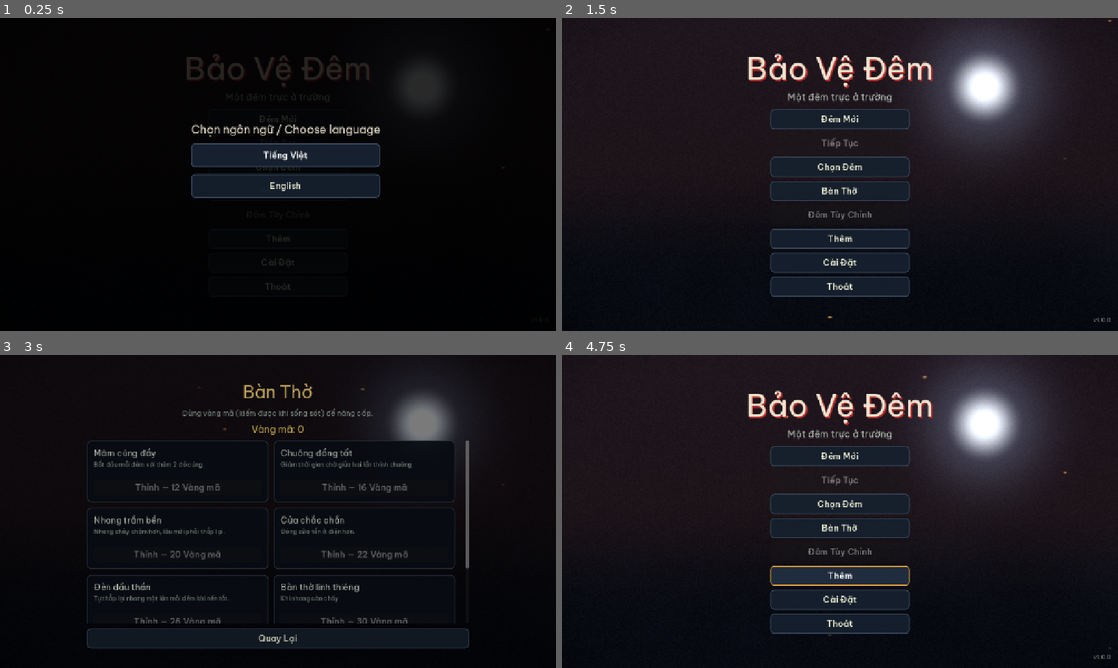
Above: before the commit, frames 1-4 (two rows, left to right).
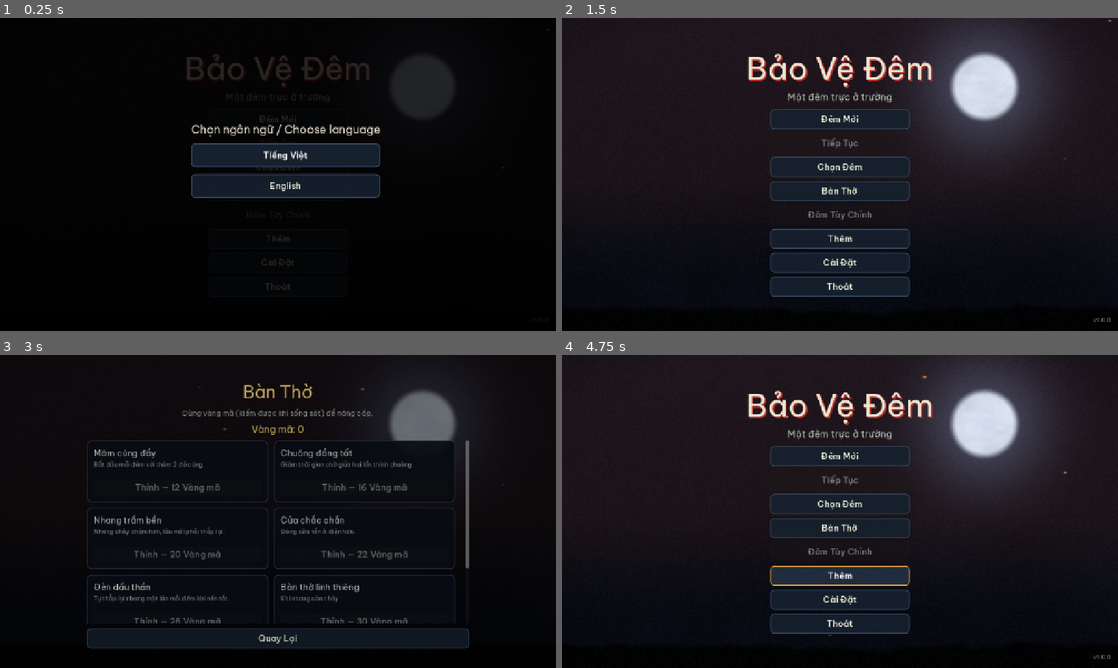
Above: after the commit, the same moments.

Repository: cthpAiden/nightwatch
Game: Godot game, scene res://scenes/screens/MainMenu.tscn
Same seed, same stepped clock (60 frames per second), same inputs: the game is played once before the commit and once after it.
Inputs (mouse positions are in pixels of both pictures, inside the frame that each line leads up to):
- Up to frame 1 (0.25 s): no input
- Up to frame 2 (1.5 s): click "Đêm Mới" at 0.5 s; click "Chọn Đêm" at 1.25 s
- Up to frame 3 (3 s): click "Bàn Thờ" at 2 s; tap Enter at 2.75 s; move the mouse to (400, 495) at 2.77 s; hold Right (pan_right) from 2.78 s (still down); hold E (answer_phone) from 2.78 s (still down); click (400, 495) at 2.92 s
- Up to frame 4 (4.75 s): release Right (pan_right) at 3.5 s; release E (answer_phone) at 3.5 s; click "Quay Lại" at 3.5 s; drag from (728, 527) to (812, 574) at 4.27 s

The runs differ from the first frame. In frame 2, 1.7% of the frame differs, in the area x 47-82%, y 11-96%; in frame 3, 0.7%; in frame 4, 1.7%.

Commit message:
Menu backdrop polish: softer mottled moon + ragged horizon tree-line
The full moon was a flat blown blob; give it a soft rim and faint maria via fbm.
Add a low, noisy rooftop/tree-line silhouette across the foot of every backdrop so
the menus read as a place — the dark grounds of the school — not an abstract gradient.

Co-Authored-By: Claude Opus 4.8 <noreply@anthropic.com>

Diff:
--- a/scripts/ui/menu_backdrop.gd
+++ b/scripts/ui/menu_backdrop.gd
@@ -79,9 +79,10 @@
 	// Moon: a small soft disc with a contained halo (aspect-corrected so it's round).
 	vec2 ar = vec2(1.0, 0.5625);
 	float md = distance(uv * ar, moon_pos * ar);
-	float disc = smoothstep(0.072, 0.006, md);
-	float halo = smoothstep(0.24, 0.0, md);
-	col += (vec3(0.80, 0.83, 0.78) * disc + vec3(0.20, 0.24, 0.30) * halo * halo) * moon_amt;
+	float disc = smoothstep(0.066, 0.05, md);              // filled disc, soft rim
+	float surf = 0.82 + 0.18 * fbm(uv * 26.0);             // faint maria so it isn't a blob
+	float halo = smoothstep(0.26, 0.0, md);
+	col += (vec3(0.62, 0.66, 0.63) * disc * surf + vec3(0.17, 0.21, 0.27) * halo * halo) * moon_amt;
 	// Drifting fog, pooled toward the lower half of the frame.
 	float t = TIME * 0.012;
 	float f = fbm(uv * vec2(3.0, 2.0) + vec2(t, t * 0.3));
@@ -101,6 +102,10 @@
 		float e = smoothstep(0.0055, 0.0, ed);
 		col += vec3(1.0, 0.62, 0.28) * e * ember_amt * (0.5 + 0.5 * sin(TIME * 3.0 + fi));
 	}
+	// A low, ragged tree-line / rooftop silhouette across the foot of the frame so the
+	// menu reads as a place — the dark grounds of the school — not an abstract gradient.
+	float ridge = 0.9 + 0.045 * fbm(vec2(uv.x * 7.0, 1.3)) + 0.02 * fbm(vec2(uv.x * 23.0, 4.0));
+	col = mix(col, vec3(0.008, 0.009, 0.014), smoothstep(ridge - 0.012, ridge + 0.012, uv.y));
 	// Vignette + a whisper of film grain to match the in-game grade.
 	float vig = distance(uv, vec2(0.5));
 	col *= 1.0 - smoothstep(0.5, 1.1, vig) * 0.7;
